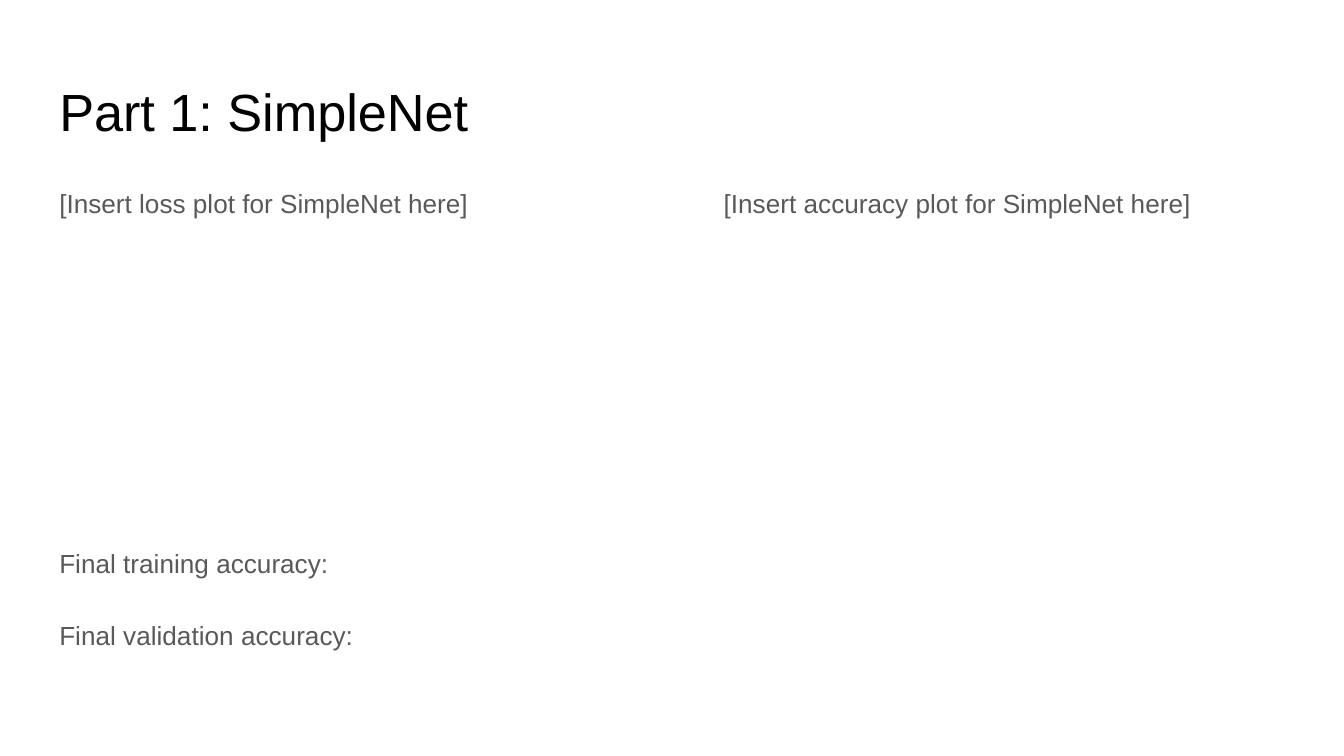
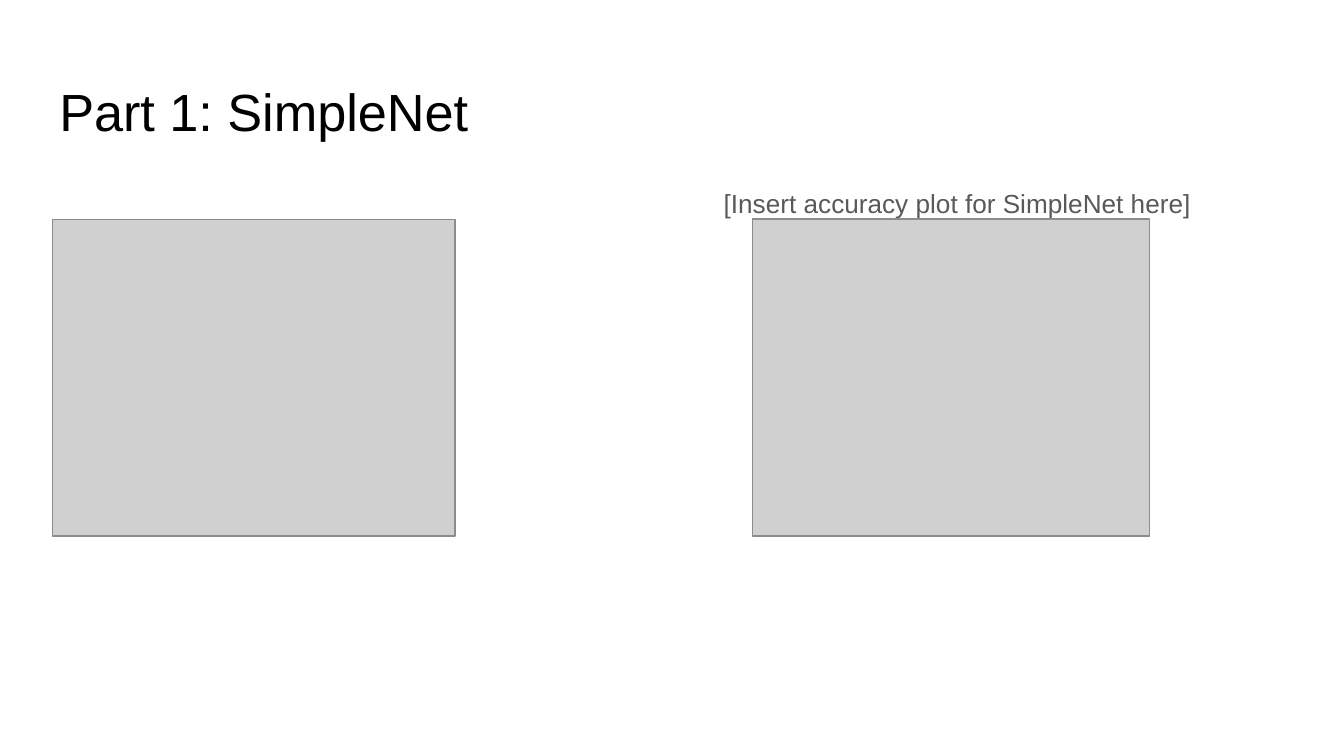
Before and after one commit to ShuvoNewaz/CS-6476-Projects-Fall2022, a slide deck: slide 2 of docs/proj4_report.pptx. Drawn at 1344x756 pixels with LibreOffice and Linux fonts; fonts in the diff are those of the drawing; grey boxes stand for pictures. Boxes give left, top, right and bottom in pixels: in the first picture for what was removed or moved away, otherwise in the second. Text is boxed around its words. In the diff, an @@ line names an element or a change of style, - is before the commit and + after.

```diff
--- a/docs/proj4_report.pptx
+++ b/docs/proj4_report.pptx
@@ text removed at bbox=[59, 194, 468, 651] @@
-[Insert loss plot for SimpleNet here]
-Final training accuracy:
-Final validation accuracy:
@@ picture added at bbox=[52, 219, 456, 536] @@
@@ picture added at bbox=[753, 219, 1149, 536] @@
```
Also in this commit, not shown: 13 other slides changed, 1 slide added, 14 other files.
